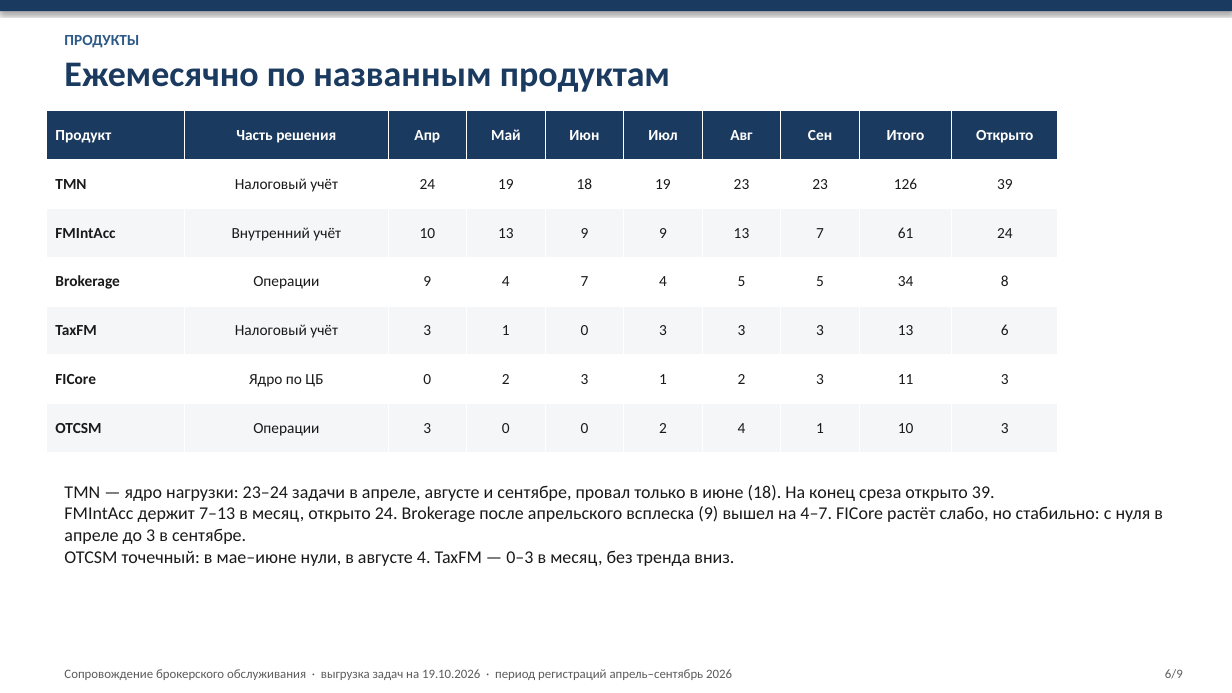
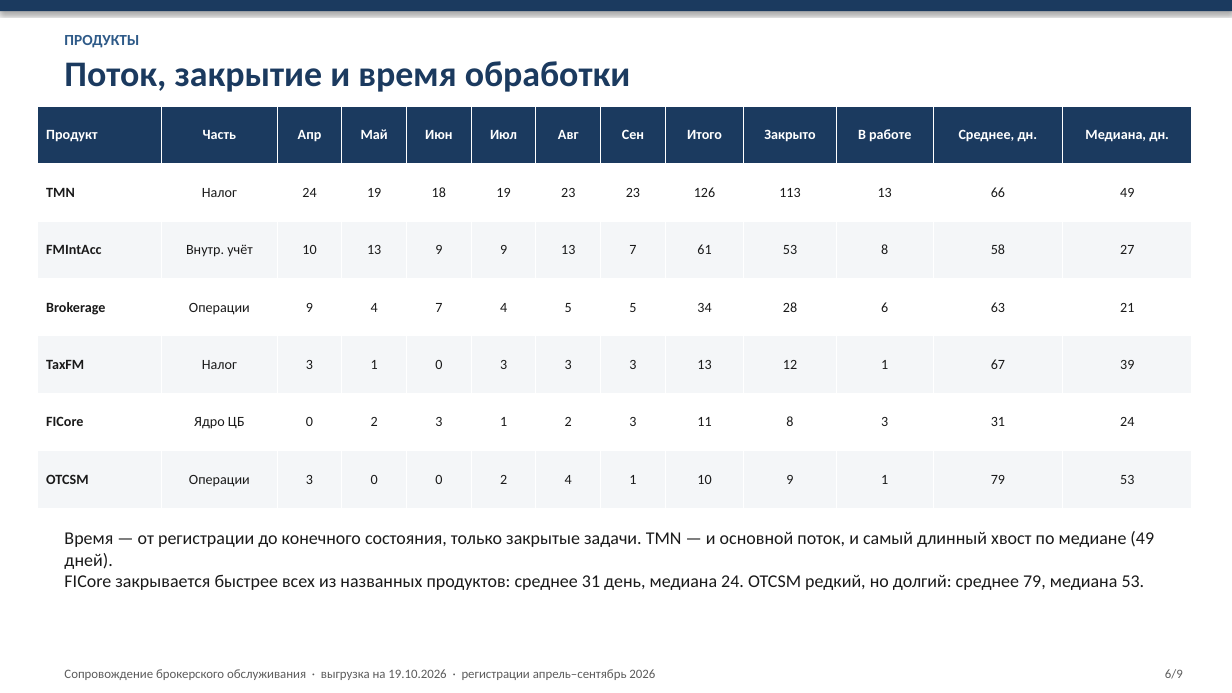
Before and after one commit to kkokurin799/Work, a slide deck: slide 6 of support-stats/brokerage_support_stats.pptx. Drawn at 1232x693 pixels with LibreOffice and Linux fonts; fonts in the diff are those of the drawing. Boxes give left, top, right and bottom in pixels: in the first picture for what was removed or moved away, otherwise in the second. Text is boxed around its words. In the diff, an @@ line names an element or a change of style, - is before the commit and + after.

```diff
--- a/support-stats/brokerage_support_stats.pptx
+++ b/support-stats/brokerage_support_stats.pptx
@@ text at box(64, 61, 630, 92): text changed @@
-Ежемесячно по названным продуктам
+Поток, закрытие и время обработки
@@ table at box(37, 106, 1192, 508) @@
-column 2: Часть решения | Налоговый учёт | Внутренний учёт | Операции | Налоговый учёт | Ядро по ЦБ | Операции
+column 2: Часть | Налог | Внутр. учёт | Операции | Налог | Ядро ЦБ | Операции
-column 10: Открыто | 39 | 24 | 8 | 6 | 3 | 3
+column 10: Закрыто | 113 | 53 | 28 | 12 | 8 | 9
+column 11: В работе | 13 | 8 | 6 | 1 | 3 | 1
+column 12: Среднее, дн. | 66 | 58 | 63 | 67 | 31 | 79
+column 13: Медиана, дн. | 49 | 27 | 21 | 39 | 24 | 53
@@ table: place and size @@
-table at box(46, 111, 1058, 453)
+table at box(37, 106, 1192, 508)
@@ text at box(64, 531, 1154, 590): text changed @@
-TMN — ядро нагрузки: 23–24 задачи в апреле, августе и сентябре, провал только в июне (18). На конец среза открыто 39.
-FMIntAcc держит 7–13 в месяц, открыто 24. Brokerage после апрельского всплеска (9) вышел на 4–7. FICore растёт слабо, но стабильно: с нуля в апреле до 3 в сентябре.
-OTCSM точечный: в мае–июне нули, в августе 4. TaxFM — 0–3 в месяц, без тренда вниз.
+Время — от регистрации до конечного состояния, только закрытые задачи. TMN — и основной поток, и самый длинный хвост по медиане (49 дней).
+FICore закрывается быстрее всех из названных продуктов: среднее 31 день, медиана 24. OTCSM редкий, но долгий: среднее 79, медиана 53.
@@ text at box(64, 669, 655, 680): text changed @@
-Сопровождение брокерского обслуживания · выгрузка задач на 19.10.2026 · период регистраций апрель–сентябрь 2026
+Сопровождение брокерского обслуживания · выгрузка на 19.10.2026 · регистрации апрель–сентябрь 2026
```
Also in this commit, not shown: 7 other slides changed, 1 slide added, 1 slide removed, 2 other files.
